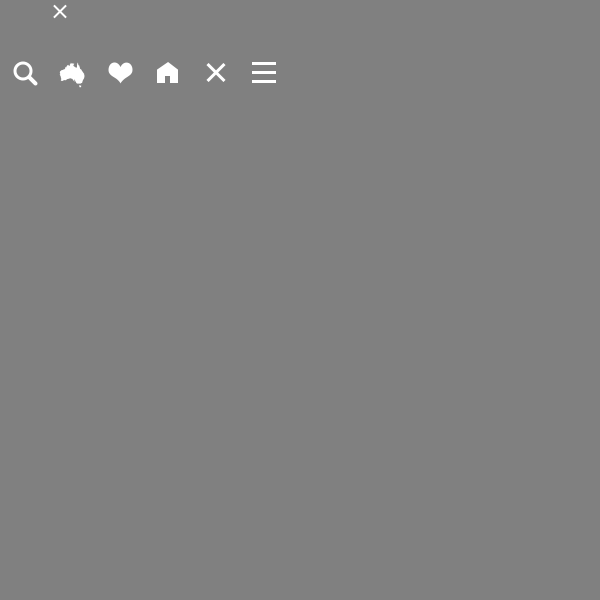
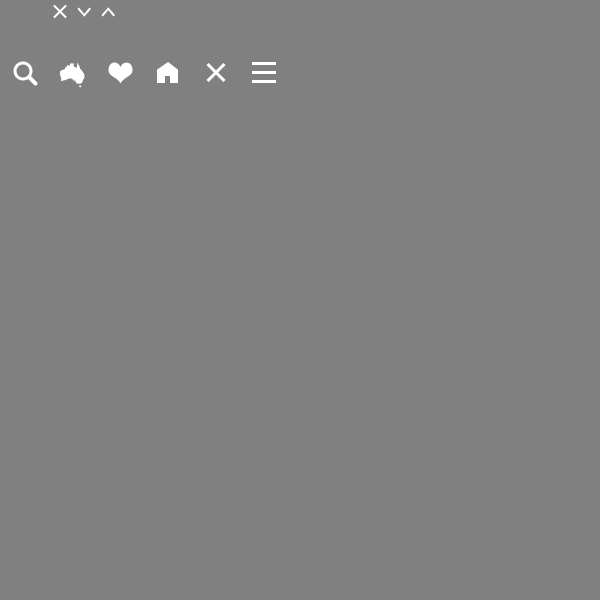
Layer changes from the first 600 x 600 image to the second:
added layer "> copy" above ">" over [101, 7, 115, 17]
added layer ">" above "Rectangle 14" over [77, 7, 91, 17]
